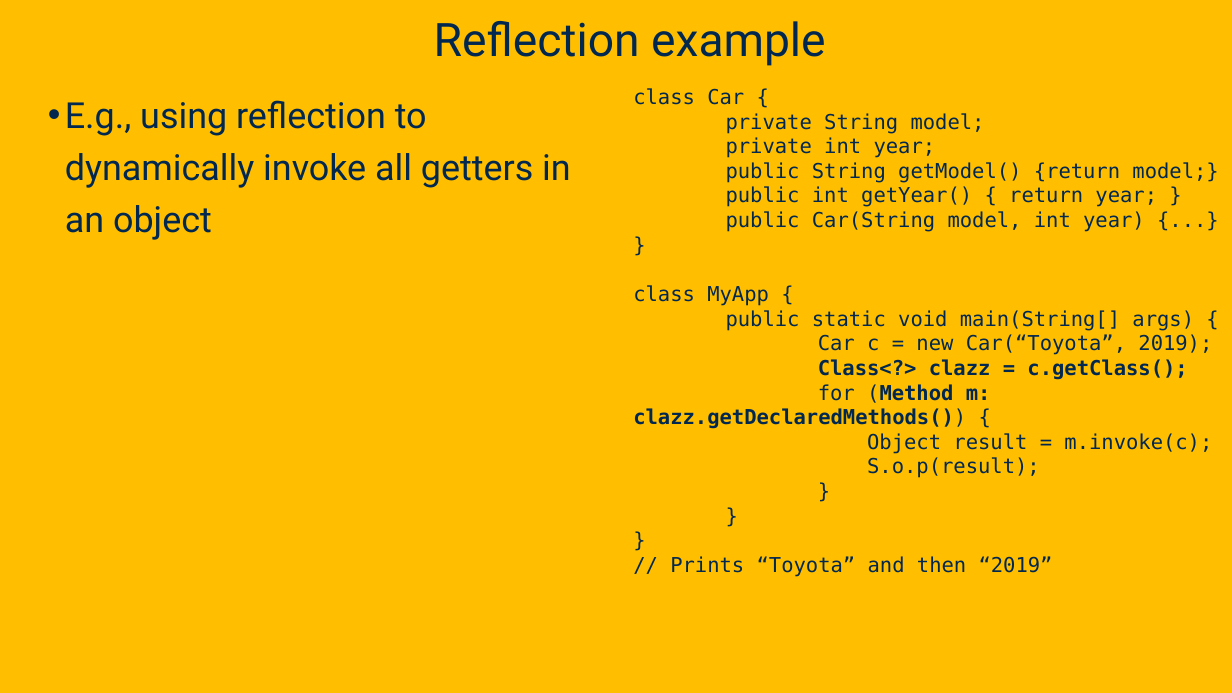
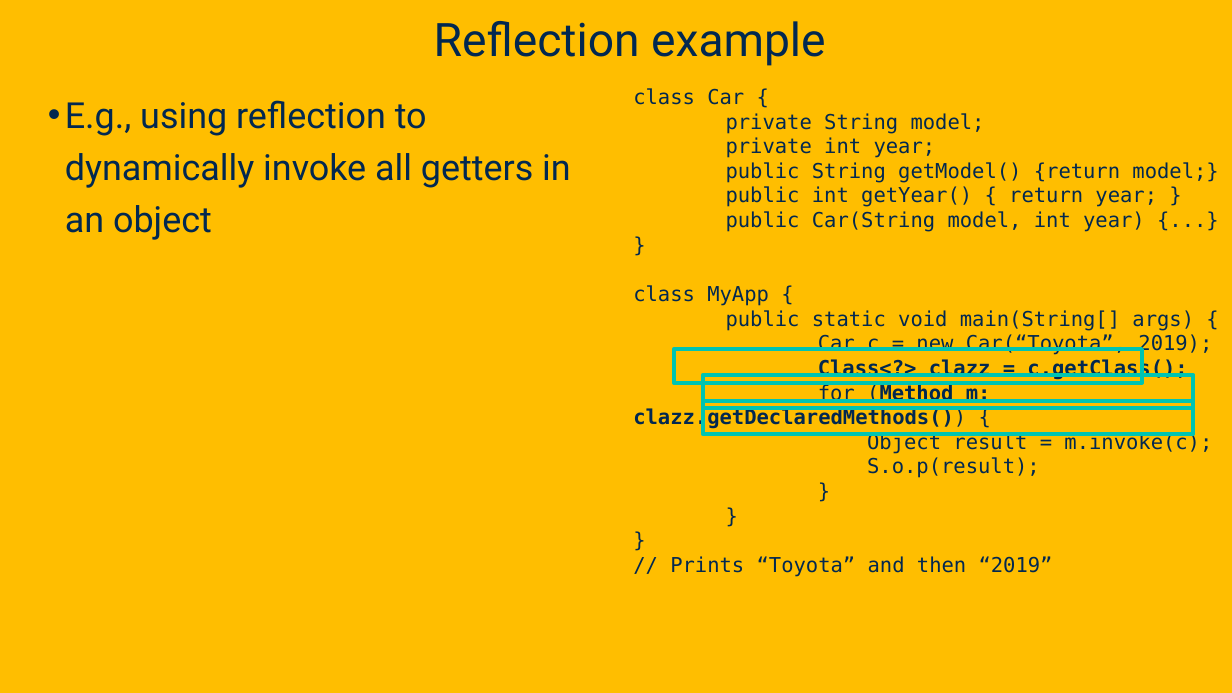
Before and after one commit to davsec-teaching/ECS160-Winter2025, a slide deck: slide 13 of slides/5_annotations_and_reflection.pptx (slide 10 before the commit). Drawn at 1232x693 pixels with LibreOffice and Linux fonts; fonts in the diff are those of the drawing; background and template pictures are left out. Boxes give left, top, right and bottom in pixels: in the first picture for what was removed or moved away, otherwise in the second. Text is boxed around its words. In the diff, an @@ line names an element or a change of style, - is before the commit and + after.

```diff
--- a/slides/5_annotations_and_reflection.pptx
+++ b/slides/5_annotations_and_reflection.pptx
@@ rectangle added at <box>674,349,1142,383</box>, outline #00C4B2 3.25 pt @@
@@ rectangle added at <box>703,375,1194,409</box>, outline #00C4B2 3.25 pt @@
@@ rectangle added at <box>703,401,1194,434</box>, outline #00C4B2 3.25 pt @@
```
Also in this commit, not shown: 7 other slides changed, 18 slides added, 1 slide removed.
